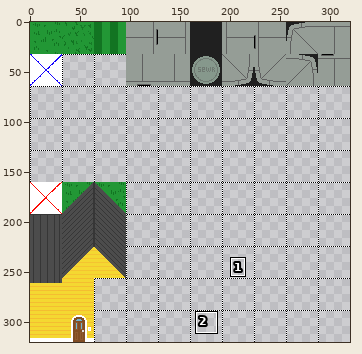
Sprite sheet -- resources/images/tiles.png. The first picture is a wide view before the edit; the outline marks the close-up.
Close-up. The starting point:
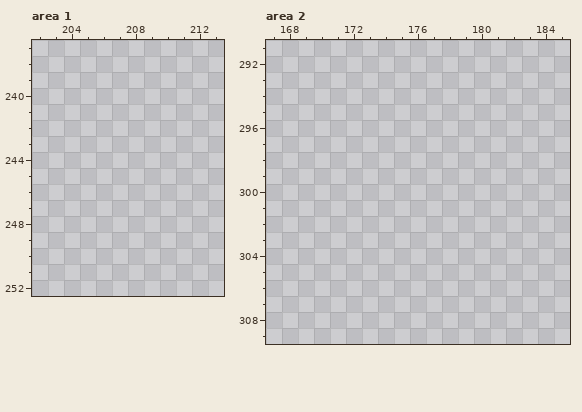
The file is 320x320 pixels. Colours within 5 levels of each other are drawn and written as one. Shown: area 1: x 202..213, y 237..252; area 2: x 167..185, y 291..309. The commit also changed other parts of the picture, which this record leaves out.
The result:
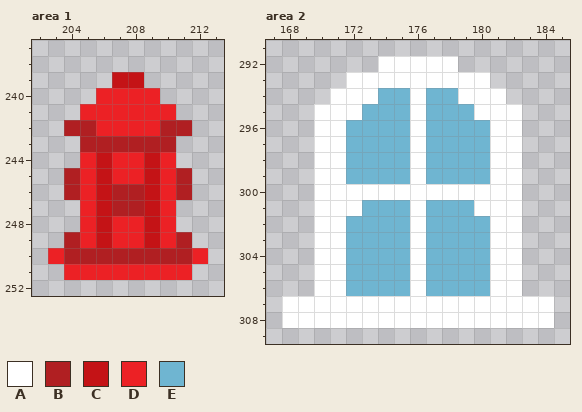
Palette (. is transparent): A #ffffff  B #b01f22  C #c41316  D #ec2125  E #6fb5d1
Change:
Area 1:
y 239: x 207..208 .. -> CC
y 240: x 206..209 .... -> DDDD
y 241: x 205..210 ...... -> DDDDDD
y 242: x 204..211 ........ -> BBDDDDBB
y 243: x 205..210 ...... -> BBBBBB
y 244: x 205..210 ...... -> DCDDCD
y 245: x 204..211 ........ -> BDCDDCDB
y 246: x 204..211 ........ -> BDCBBCDB
y 247: x 205..210 ...... -> DCBBCD
y 248: x 205..210 ...... -> DCDDCD
y 249: x 204..211 ........ -> BDCDDCDB
y 250: x 203..212 .......... -> DBBBBBBBBD
y 251: x 204..211 ........ -> DDDDDDDD
Area 2:
y 292: x 174..178 ..... -> AAAAA
y 293: x 172..180 ......... -> AAAAAAAAA
y 294: x 171..181 ........... -> AAAEEAEEAAA
y 295: x 170..182 ............. -> AAAEEEAEEEAAA
y 296..299: x 170..182 ............. -> AAEEEEAEEEEAA
y 300: x 170..182 ............. -> AAAAAAAAAAAAA
y 301: x 170..182 ............. -> AAAEEEAEEEAAA
y 302..306: x 170..182 ............. -> AAEEEEAEEEEAA
y 307..308: x 168..184 ................. -> AAAAAAAAAAAAAAAAA
